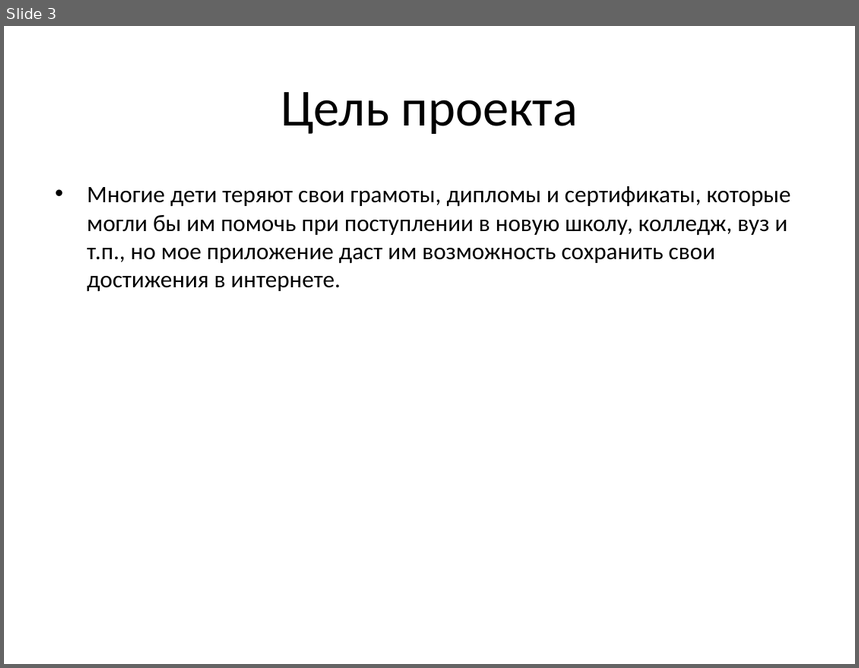
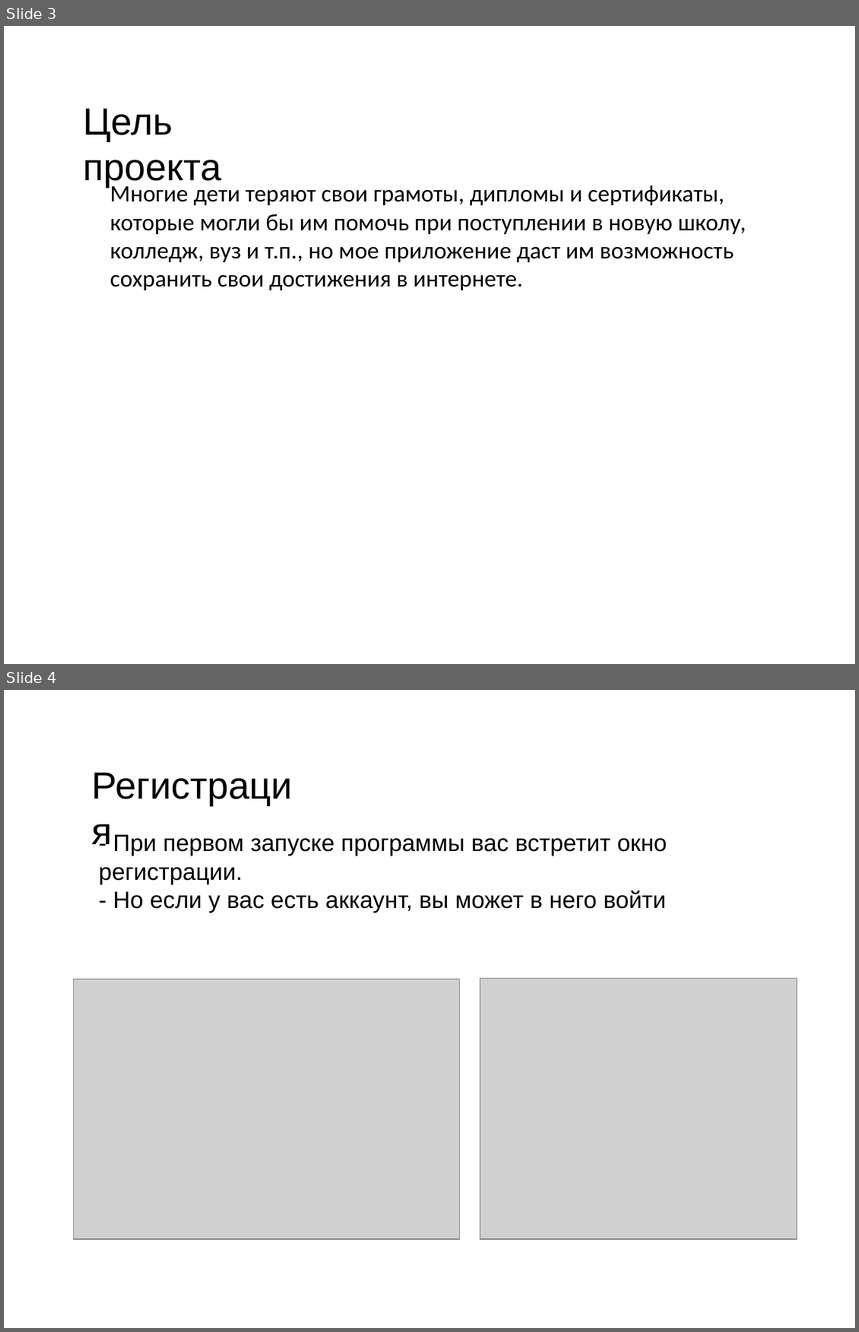
Before and after one commit to OCCCAS/Yandex, a slide deck: resources/PortSave.pptx. Shown one above the other, each under a label of ours: slide 3 before the commit, slides 3 and 4 after it. The pictures are 859x668 and 859x1332 pixels, drawn with LibreOffice and Linux fonts; fonts in the diff are those of the drawing; grey boxes stand for pictures; background and template pictures are left out. Boxes give left, top, right and bottom in pixels: in the first picture for what was removed or moved away, otherwise in the second. Text is boxed around its words. In the diff, an @@ line names an element or a change of style, - is before the commit and + after.

```diff
--- a/resources/PortSave.pptx
+++ b/resources/PortSave.pptx
@@ slide 4 added at (4,690,855,1328), background picture (left out) @@
@@ text added at (83,757,322,811), 32 pt, text #000000 @@
+Регистрация
@@ text added at (99,834,667,913), 20 pt, text #000000 @@
+- При первом запуске программы вас встретит окно регистрации.
+- Но если у вас есть аккаунт, вы может в него войти
@@ picture added at (74,980,459,1240) @@
@@ picture added at (480,979,797,1240) @@
@@ slide 3 changed as well @@
@@ text "Цель проекта": place and size @@
-text "Цель проекта" at (281,92,579,134)
+text "Цель проекта" at (83,108,221,188)
@@ text "Цель проекта" at (83,108,221,188): size 44 to 32 pt, font Calibri to Arial; alignment centre to left; vertical alignment middle to top @@
@@ text "Многие дети теряют свои грамоты, ...": place and size @@
-text "Многие дети теряют свои грамоты, ..." at (87,186,791,291)
+text "Многие дети теряют свои грамоты, ..." at (110,186,747,290)
@@ text "Многие дети теряют свои грамоты, ..." at (110,186,747,290): bullet • to none @@
```
Also in this commit, not shown: 1 other slide changed, 5 other slides added, 5 slides removed.
